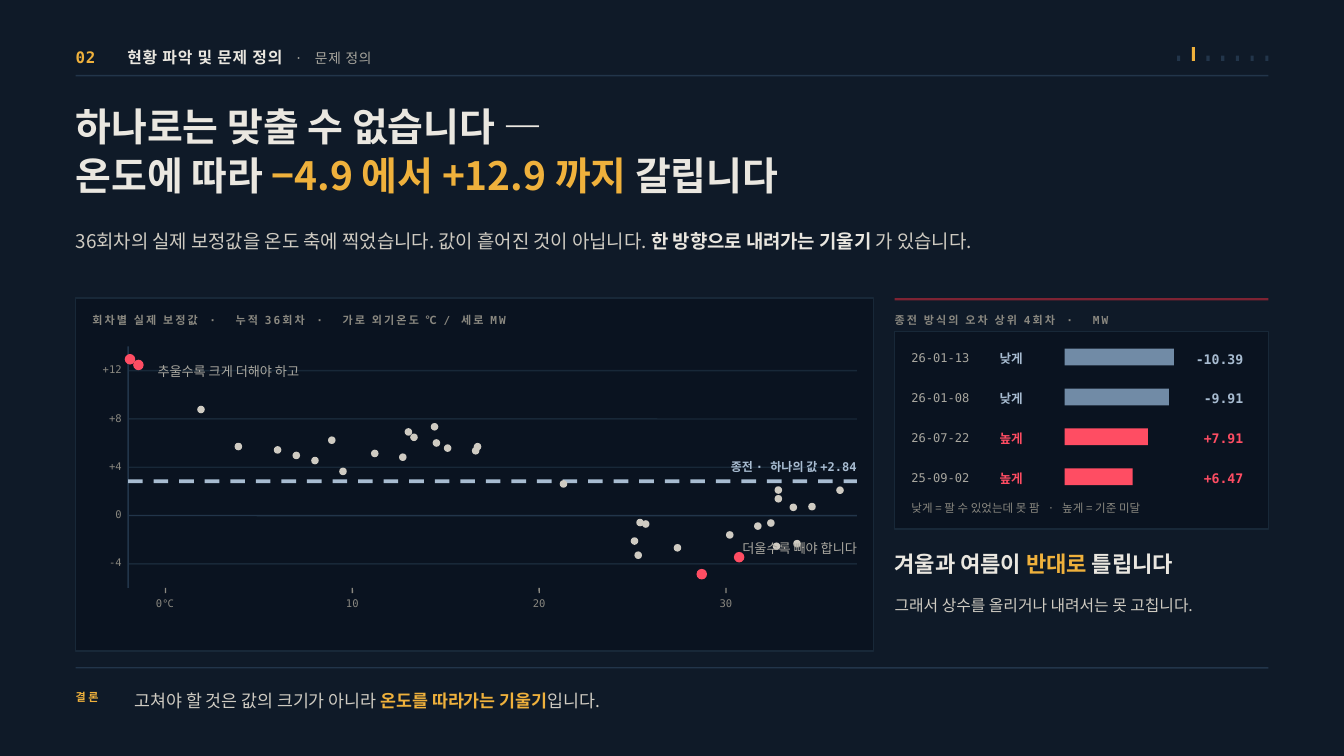
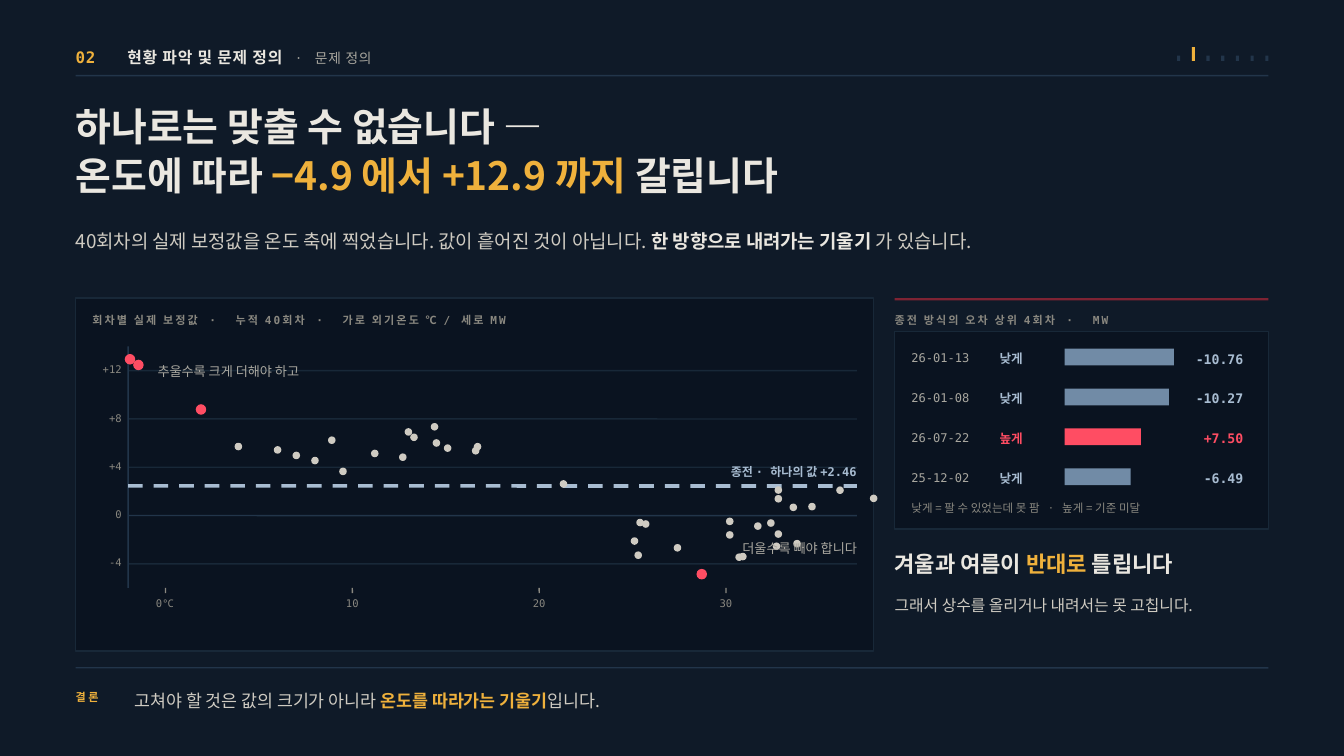
Before and after one commit to jooh-ai/Narae-AI, a slide deck: slide 6 of docs/ppt/위례_공급가능용량_최종발표.pptx. Drawn at 1344x756 pixels with LibreOffice and Linux fonts; fonts in the diff are those of the drawing. Boxes give left, top, right and bottom in pixels: in the first picture for what was removed or moved away, otherwise in the second. Text is boxed around its words. In the diff, an @@ line names an element or a change of style, - is before the commit and + after.

```diff
--- a/docs/ppt/위례_공급가능용량_최종발표.pptx
+++ b/docs/ppt/위례_공급가능용량_최종발표.pptx
@@ text at (76, 232, 972, 250): text changed @@
-36회차의 실제 보정값을 온도 축에 찍었습니다. 값이 흩어진 것이 아닙니다. 한 방향으로 내려가는 기울기 가 있습니다.
+40회차의 실제 보정값을 온도 축에 찍었습니다. 값이 흩어진 것이 아닙니다. 한 방향으로 내려가는 기울기 가 있습니다.
@@ text at (92, 315, 505, 325): text changed @@
-회차별 실제 보정값 · 누적 36회차 · 가로 외기온도 ℃ / 세로 MW
+회차별 실제 보정값 · 누적 40회차 · 가로 외기온도 ℃ / 세로 MW
@@ text at (1196, 354, 1243, 364): text changed @@
--10.39
+-10.76
@@ ellipse at (196, 404, 206, 414): fill #CFCBC2 to #FF4D63 @@
@@ text at (1196, 393, 1243, 403): text changed @@
--9.91
+-10.27
@@ rectangle: place and size @@
-rectangle at (1065, 429, 1147, 446)
+rectangle at (1065, 429, 1140, 446)
@@ text at (1204, 433, 1244, 443): text changed @@
-+7.91
++7.50
@@ text at (731, 466, 856, 477): text changed @@
-종전 · 하나의 값 +2.84
+종전 · 하나의 값 +2.46
@@ text at (911, 473, 969, 482): text changed @@
-25-09-02
+25-12-02
@@ text at (1000, 472, 1023, 484): text changed; text colour #FF4D63 to #A8BCD1 @@
-높게
+낮게
@@ rectangle at (1065, 469, 1130, 486): fill #FF4D63 to #718BA6 @@
@@ text at (1204, 473, 1244, 483): text changed; text colour #FF4D63 to #A8BCD1 @@
-+6.47
+-6.49
@@ line moved from (128, 481) - (857, 481) to (128, 486) - (857, 486) @@
@@ ellipse added at (870, 495, 877, 502), fill #CFCBC2 @@
@@ ellipse added at (726, 517, 733, 524), fill #CFCBC2 @@
@@ ellipse added at (774, 530, 781, 537), fill #CFCBC2 @@
@@ ellipse at (735, 554, 742, 561): fill #FF4D63 to #CFCBC2 @@
@@ ellipse added at (739, 553, 746, 560), fill #CFCBC2 @@
```
Also in this commit, not shown: 9 other slides changed, 8 other files.
